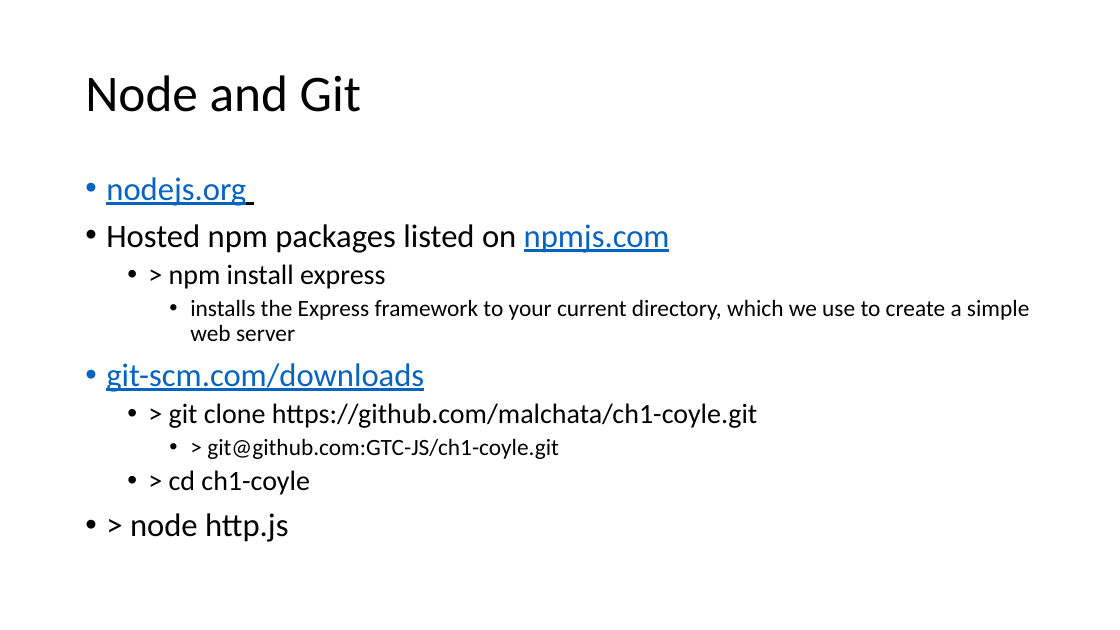
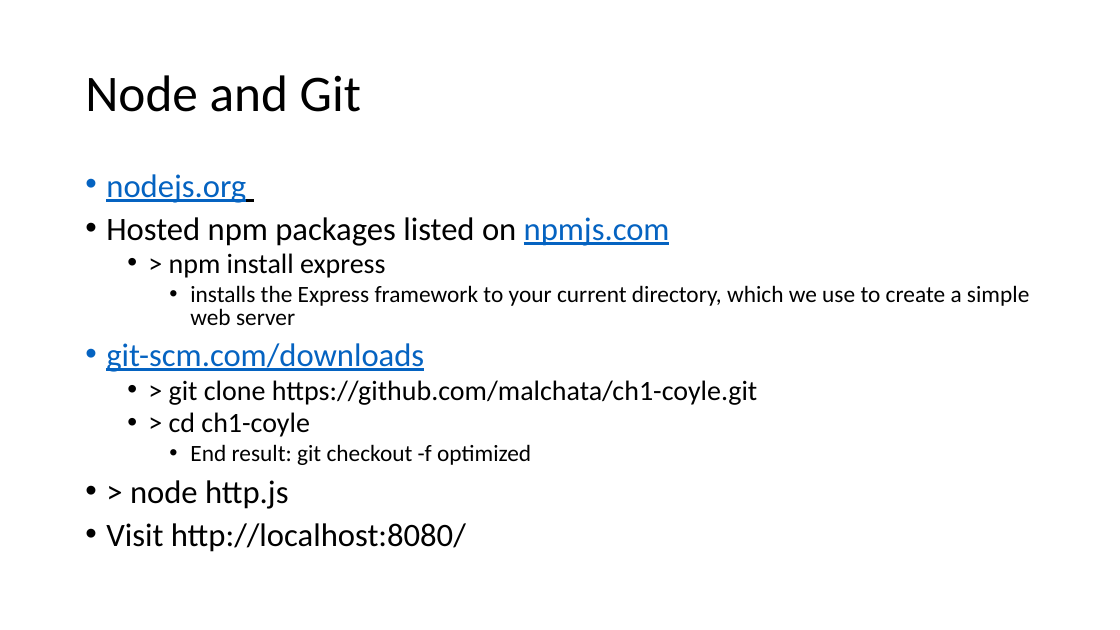
Before and after one commit to GTC-JS/ExtraPresentations, a slide deck: slide 7 of Web Optimization.pptx. Drawn at 1120x630 pixels with LibreOffice and Linux fonts; fonts in the diff are those of the drawing. Boxes give left, top, right and bottom in pixels: in the first picture for what was removed or moved away, otherwise in the second. Text is boxed around its words. In the diff, an @@ line names an element or a change of style, - is before the commit and + after.

```diff
--- a/Web Optimization.pptx
+++ b/Web Optimization.pptx
@@ text at box(106, 174, 1029, 509): line spacing 0.9 to 0.8 @@
@@ text at box(190, 444, 531, 465): paragraph added @@
+    • End result: git checkout -f optimized
@@ text at box(207, 438, 559, 459): paragraph removed @@
-    • > git@github.com:GTC-JS/ch1-coyle.git
@@ text at box(106, 523, 466, 552): paragraph added @@
+• Visit http://localhost:8080/
```
Also in this commit, not shown: 3 other slides changed, 1 slide added.
